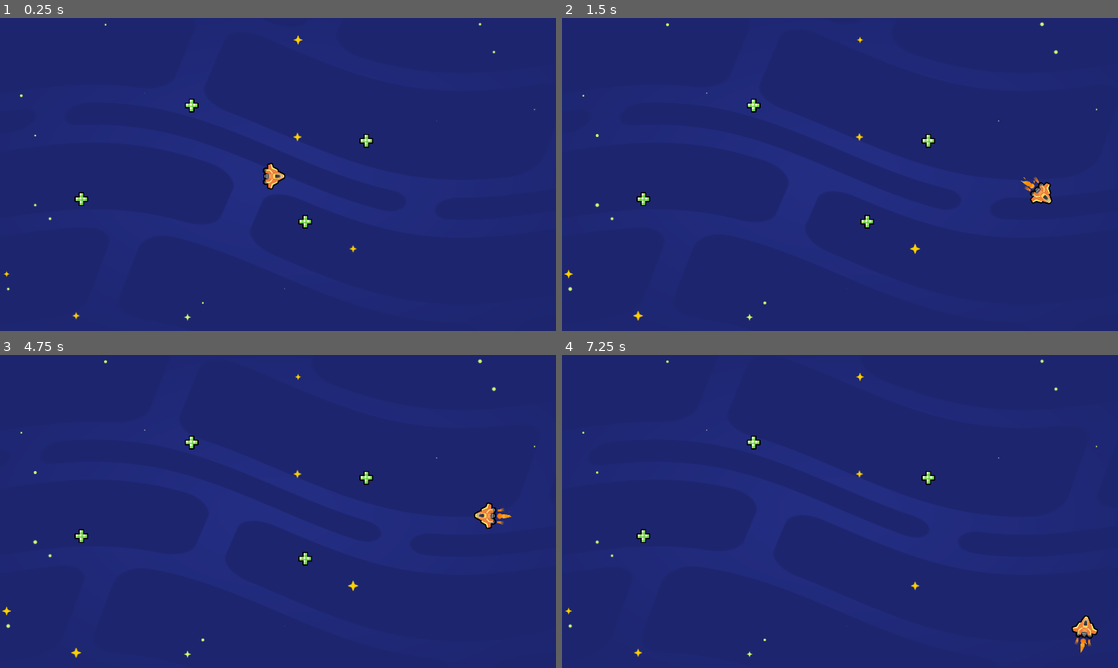
Above: before the commit, frames 1-4 (two rows, left to right).
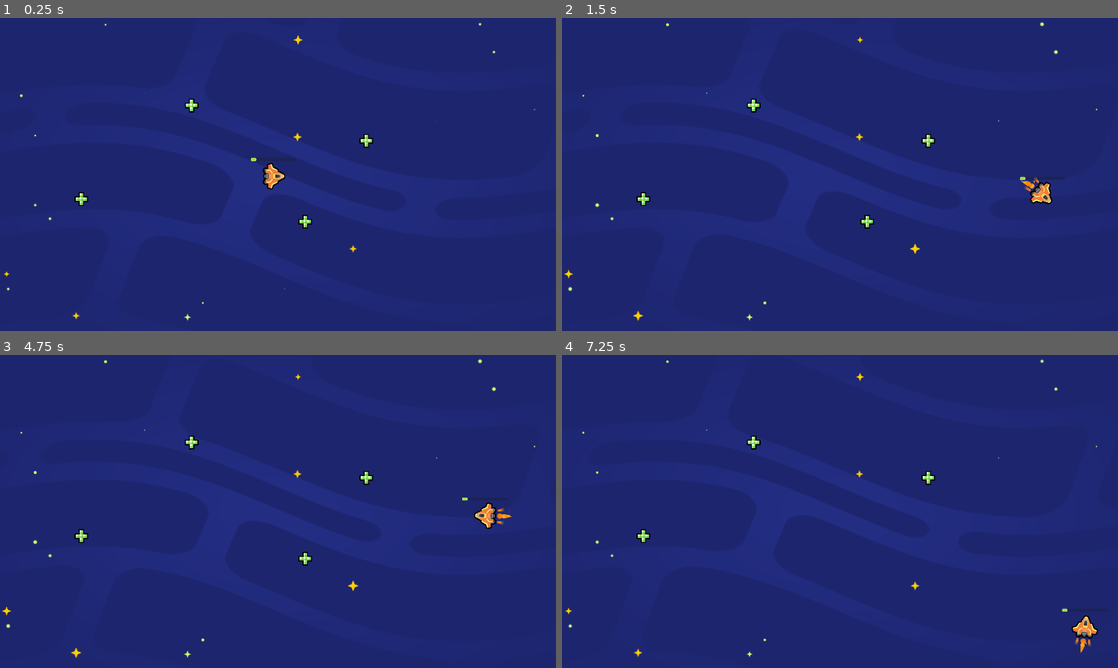
Above: after the commit, the same moments.

Repository: GlutenFreeGrass/2d-GameDev-Course
Game: Godot game, scene res://lessons/space_level.tscn
Two runs of this game, one before a commit and one after it. Both use one fixed random seed, a clock stepped at 60 frames per second and the inputs below.
Inputs:
- Up to frame 1 (0.25 s): no input
- Up to frame 2 (1.5 s): hold D (move_right) 0.53-1.28 s; hold S (move_down) from 1.28 s (still down)
- Up to frame 3 (4.75 s): release S (move_down) at 2.03 s; hold D (move_right) 2.03-2.78 s; hold W (move_up) 2.78-3.53 s; tap Enter at 3.5 s; hold A (move_left) from 3.53 s (still down)
- Up to frame 4 (7.25 s): release A (move_left) at 5.03 s; hold S (move_down) 5.03-5.78 s; hold D (move_right) 5.78-6.53 s; tap Space at 6.5 s; hold W (move_up) from 6.53 s (still down)

The runs differ from the first frame. In frame 1, less than 0.1% of the frame differs, in the area x 45-54%, y 44-46%; in frame 2, less than 0.1%; in frame 3, less than 0.1%; in frame 4, less than 0.1%.

Commit message:
L4-Add-The-Health-Bar

Diff:
--- a/05.loot_it_all_workbook/lessons/ship.gd
+++ b/05.loot_it_all_workbook/lessons/ship.gd
@@ -20,4 +20,4 @@
 	position += velocity * delta
 
 	if velocity.length() > 0.0:
-		rotation = velocity.angle()
+		get_node("Sprite2D").rotation = velocity.angle()
--- a/05.loot_it_all_workbook/lessons/ship.tscn
+++ b/05.loot_it_all_workbook/lessons/ship.tscn
@@ -7,6 +7,13 @@
 
 [sub_resource type="CircleShape2D" id="CircleShape2D_4hp05"]
 radius = 47.0956
+
+[sub_resource type="StyleBoxFlat" id="StyleBoxFlat_l1v7l"]
+bg_color = Color(0.623529, 0.866667, 0.317647, 1)
+corner_radius_top_left = 4
+corner_radius_top_right = 4
+corner_radius_bottom_right = 4
+corner_radius_bottom_left = 4
 
 [node name="Ship" type="Area2D"]
 script = ExtResource("4_p1sls")
@@ -29,3 +36,19 @@
 [node name="CollisionShape2D" type="CollisionShape2D" parent="."]
 position = Vector2(-7, 0)
 shape = SubResource("CircleShape2D_4hp05")
+
+[node name="UI" type="Control" parent="."]
+layout_mode = 3
+anchors_preset = 0
+offset_right = 40.0
+offset_bottom = 40.0
+
+[node name="ProgressBar" type="ProgressBar" parent="UI"]
+layout_mode = 0
+offset_left = -80.0
+offset_top = -63.0
+offset_right = 76.0
+offset_bottom = -52.0
+theme_override_styles/fill = SubResource("StyleBoxFlat_l1v7l")
+value = 12.0
+show_percentage = false
Not shown: 1 places in 05.loot_it_all_workbook/lessons/ship.tscn that only renumber resources
